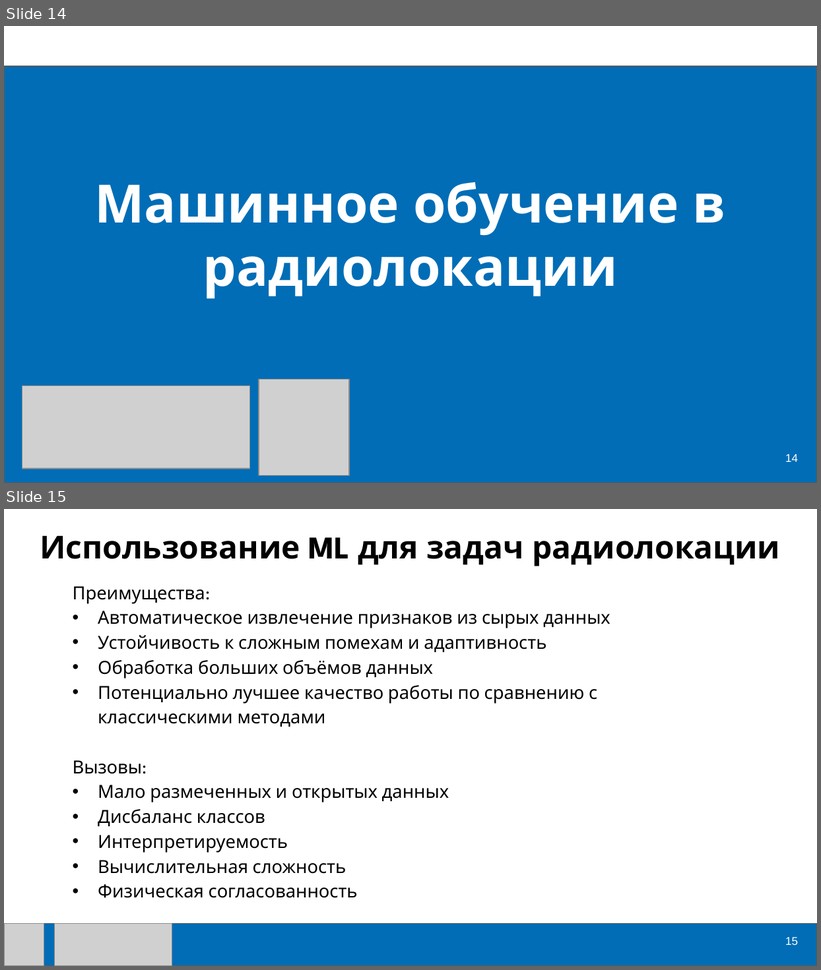
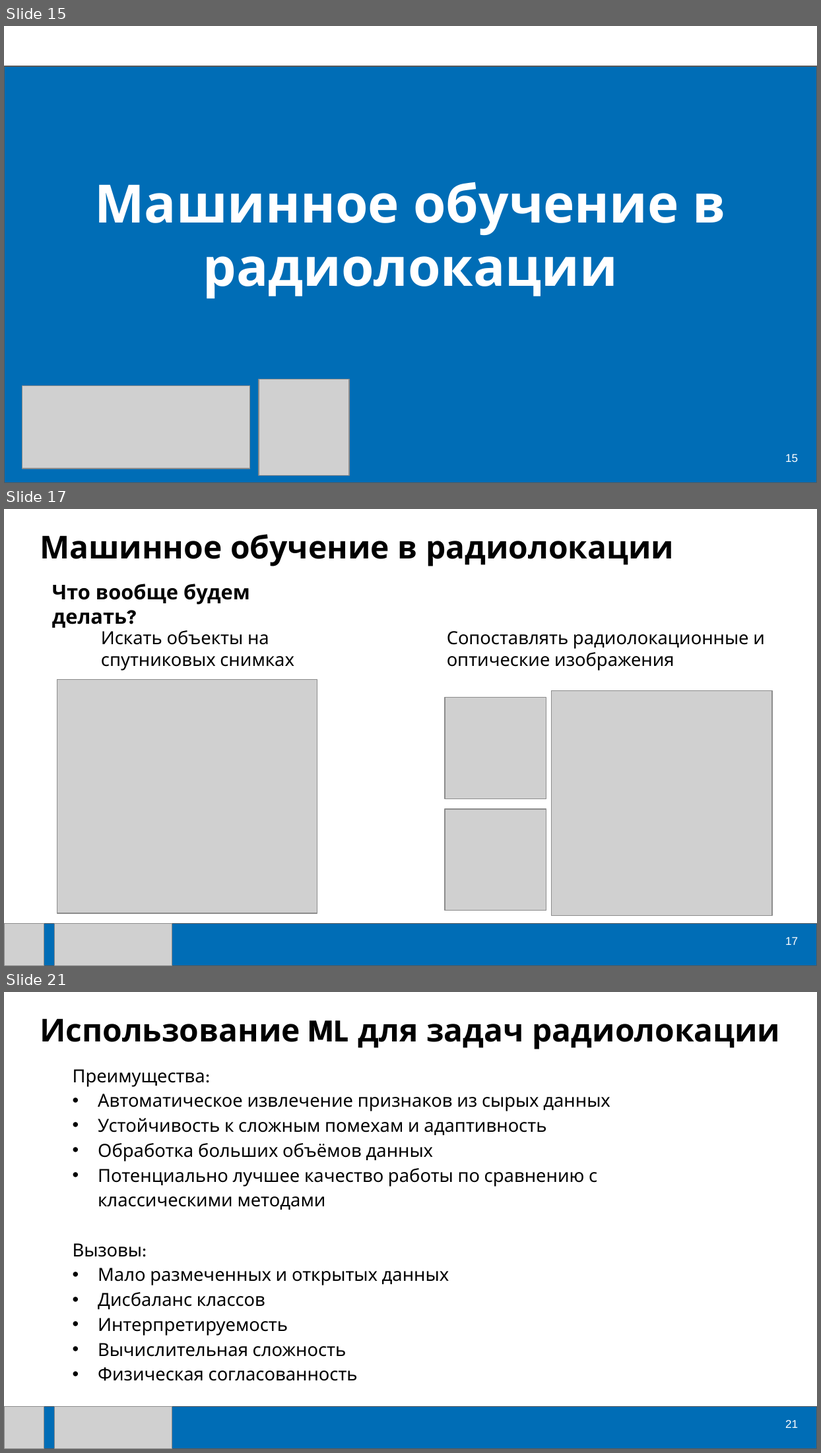
Before and after one commit to ml-dafe/ML_radiolocation_MIPT, a slide deck: Лекции/Лекция_01.pptx. Shown one above the other, each under a label of ours: slides 14 and 15 before the commit, slides 15, 17 and 21 after it; the slides between them are not shown. The pictures are 821x970 and 821x1453 pixels, drawn with LibreOffice and Linux fonts; fonts in the diff are those of the drawing; grey boxes stand for pictures. Boxes give left, top, right and bottom in pixels: in the first picture for what was removed or moved away, otherwise in the second. Text is boxed around its words. In the diff, an @@ line names an element or a change of style, - is before the commit and + after.

```diff
--- a/Лекции/Лекция_01.pptx
+++ b/Лекции/Лекция_01.pptx
@@ slide 17 added at [4, 509, 817, 966], background #FFFFFF @@
@@ text added at [40, 534, 674, 566], 28 pt, text #000000, bold @@
+Машинное обучение в радиолокации
@@ text added at [52, 584, 250, 628], 18 pt, text #000000, bold @@
+Что вообще будем делать?
@@ text added at [101, 630, 294, 671], 16 pt, text #000000 @@
+Искать объекты на
+спутниковых снимках
@@ text added at [447, 631, 765, 671], 16 pt, text #000000 @@
+Сопоставлять радиолокационные и оптические изображения
@@ picture added at [57, 680, 317, 914] @@
@@ picture added at [445, 698, 547, 799] @@
@@ picture added at [552, 691, 772, 916] @@
@@ picture added at [445, 809, 547, 911] @@
@@ rectangle added at [4, 923, 817, 966], fill #006DB6, outline #595959 0.75 pt @@
@@ picture added at [4, 923, 44, 966] @@
@@ picture added at [54, 923, 172, 966] @@
@@ page number added at [785, 937, 798, 945], 10 pt, text #FFFFFF @@
+17
@@ what was slide 14 is now slide 15 @@
@@ page number at [785, 454, 798, 462]: text changed @@
-14
+15
@@ what was slide 15 is now slide 21 @@
@@ page number at [785, 1420, 798, 1428]: text changed @@
-15
+21
```
Also in this commit, not shown: 5 slides changed, 4 other slides added, 1 slide removed.
